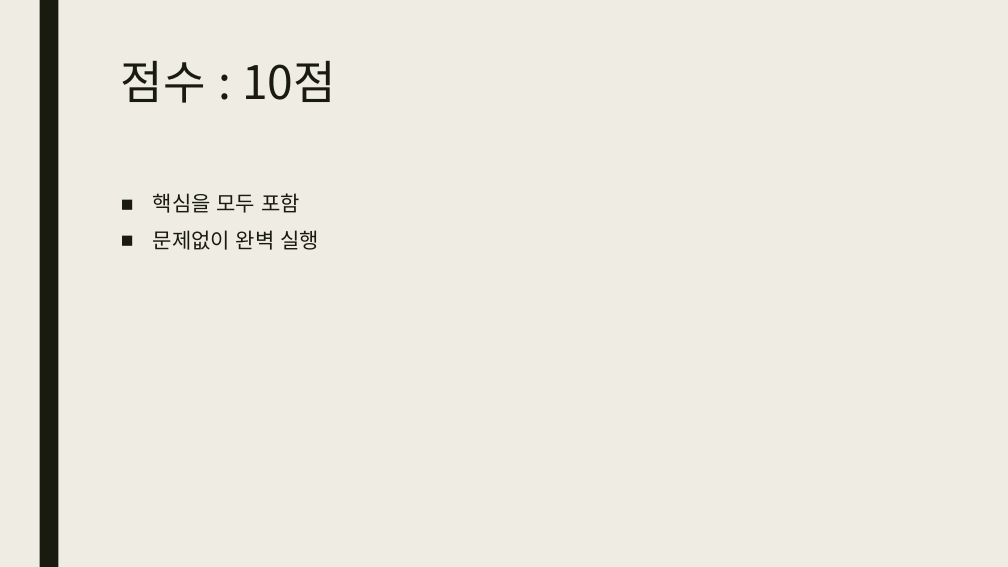
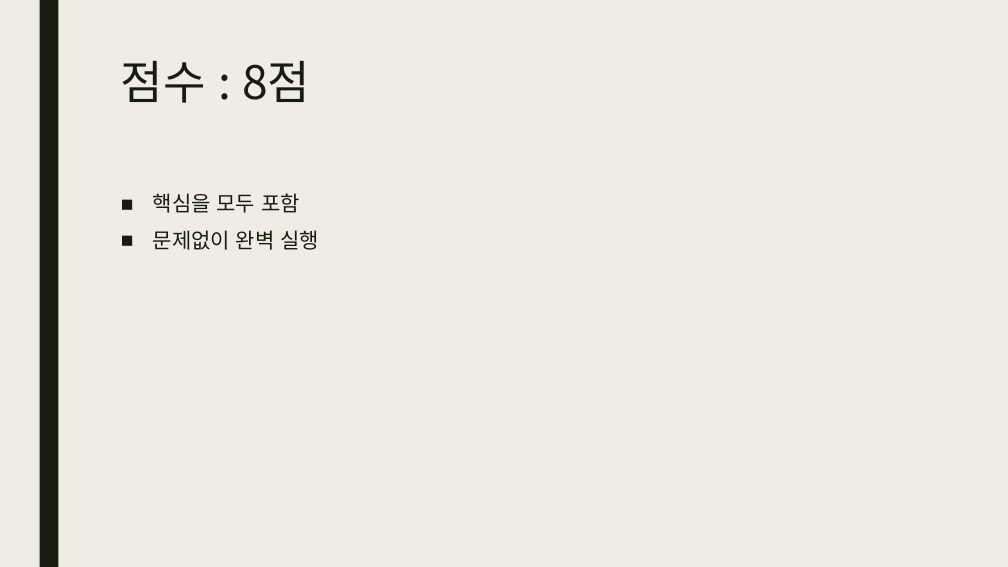
Before and after one commit to miju1234/assembly, a slide deck: slide 18 of 어셈블리_2021563060정미주.pptx. Drawn at 1008x567 pixels with LibreOffice and Linux fonts; fonts in the diff are those of the drawing. Boxes give left, top, right and bottom in pixels: in the first picture for what was removed or moved away, otherwise in the second. Text is boxed around its words. In the diff, an @@ line names an element or a change of style, - is before the commit and + after.

```diff
--- a/어셈블리_2021563060정미주.pptx
+++ b/어셈블리_2021563060정미주.pptx
@@ title at <box>121,60,310,103</box>: text changed @@
-점수 : 10점
+점수 : 8점
```
